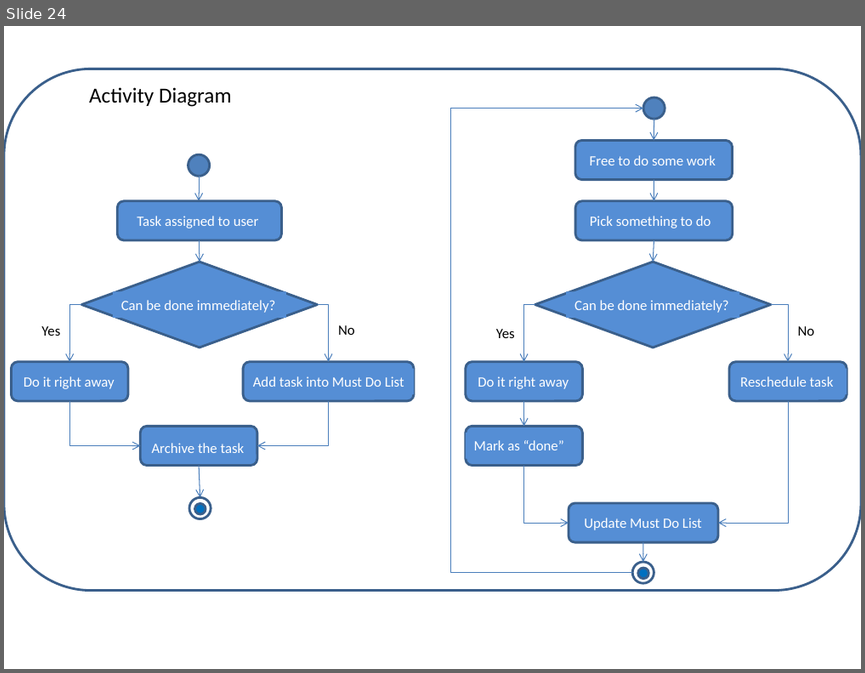
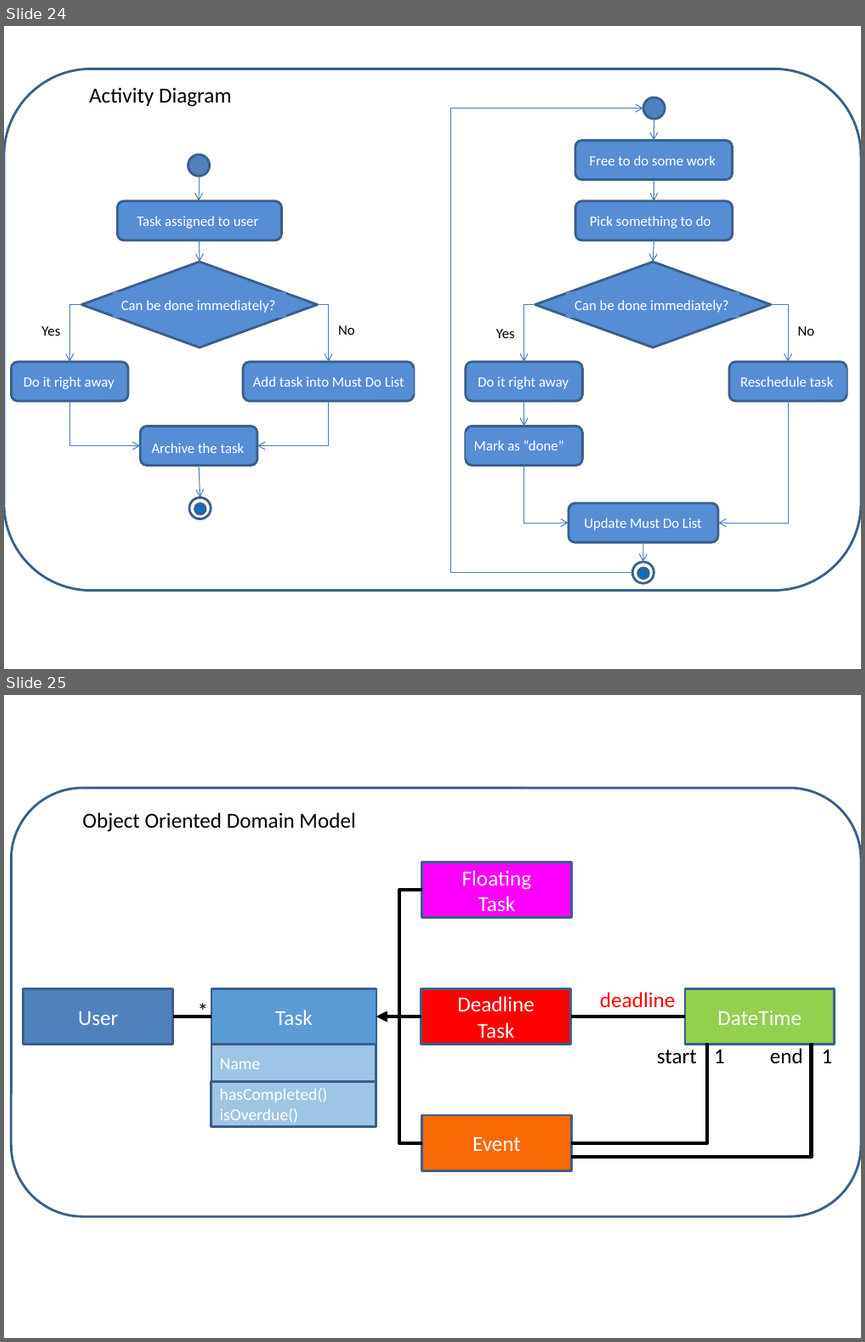
Before and after one commit to jeffryhartanto/addressbook-level4, a slide deck: docs/diagrams/Diagrams.pptx. Shown one above the other, each under a label of ours: slide 24 before the commit, slides 24 and 25 after it. The pictures are 865x673 and 865x1342 pixels, drawn with LibreOffice and Linux fonts; fonts in the diff are those of the drawing. Boxes give left, top, right and bottom in pixels: in the first picture for what was removed or moved away, otherwise in the second. Text is boxed around its words. In the diff, an @@ line names an element or a change of style, - is before the commit and + after.

```diff
--- a/docs/diagrams/Diagrams.pptx
+++ b/docs/diagrams/Diagrams.pptx
@@ slide 25 added at box(4, 695, 861, 1338), background #FFFFFF @@
@@ rounded rectangle added at box(11, 788, 861, 1216), outline #3A5F8C 2 pt @@
@@ text added at box(82, 812, 355, 832), 18 pt, text #000000 @@
+Object Oriented Domain Model
@@ rectangle added at box(422, 862, 571, 918), fill #FF00FF, outline #3A5F8C 2 pt, 18 pt, text #FFFFFF @@
+Floating
+Task
@@ elbow arrow added from (422, 890) to (376, 1016), #000000 3 pt @@
@@ rectangle added at box(24, 988, 173, 1043), fill #4F81BD, outline #3A5F8C 2 pt, 18 pt, text #FFFFFF @@
+User
@@ text added at box(189, 993, 213, 1027), 18 pt, text #000000 @@
+*
@@ rectangle added at box(211, 988, 376, 1043), fill #5B9BD5, outline #3A5F8C 2 pt, 18 pt, text #FFFFFF @@
+Task
@@ rectangle added at box(421, 988, 570, 1043), fill #FF0000, outline #3A5F8C 2 pt, 18 pt, text #FFFFFF @@
+Deadline
+Task
@@ text added at box(600, 992, 675, 1007), 18 pt, text #FF0000 @@
+deadline
@@ rectangle added at box(685, 988, 834, 1043), fill #92D050, outline #3A5F8C 2 pt, 18 pt, text #FFFFFF @@
+DateTime
@@ line added from (211, 1016) to (173, 1016), #000000 3 pt @@
@@ arrow added from (421, 1016) to (376, 1016), #000000 3 pt @@
@@ elbow arrow added from (422, 1143) to (376, 1016), #000000 3 pt @@
@@ line added from (570, 1016) to (685, 1016), #000000 3 pt @@
@@ rectangle added at box(211, 1044, 375, 1082), fill #9EC4E6, outline #3A5F8C 2 pt, 14 pt, text #FFFFFF @@
+Name
@@ elbow line added from (571, 1143) to (706, 1044), #000000 3 pt @@
@@ elbow line added from (571, 1157) to (813, 1044), #000000 3 pt @@
@@ text added at box(657, 1049, 697, 1064), 18 pt, text #000000 @@
+start
@@ text added at box(714, 1049, 725, 1063), 18 pt, text #000000 @@
+1
@@ text added at box(770, 1048, 803, 1063), 18 pt, text #000000 @@
+end
@@ text added at box(822, 1049, 833, 1063), 18 pt, text #000000 @@
+1
@@ rectangle added at box(211, 1082, 376, 1126), fill #9EC4E6, outline #3A5F8C 2 pt, 14 pt, text #FFFFFF @@
+hasCompleted()
+isOverdue()
@@ rectangle added at box(422, 1115, 571, 1170), fill #FA6906, outline #3A5F8C 2 pt, 18 pt, text #FFFFFF @@
+Event
```
Also in this commit, not shown: 3 other files.
